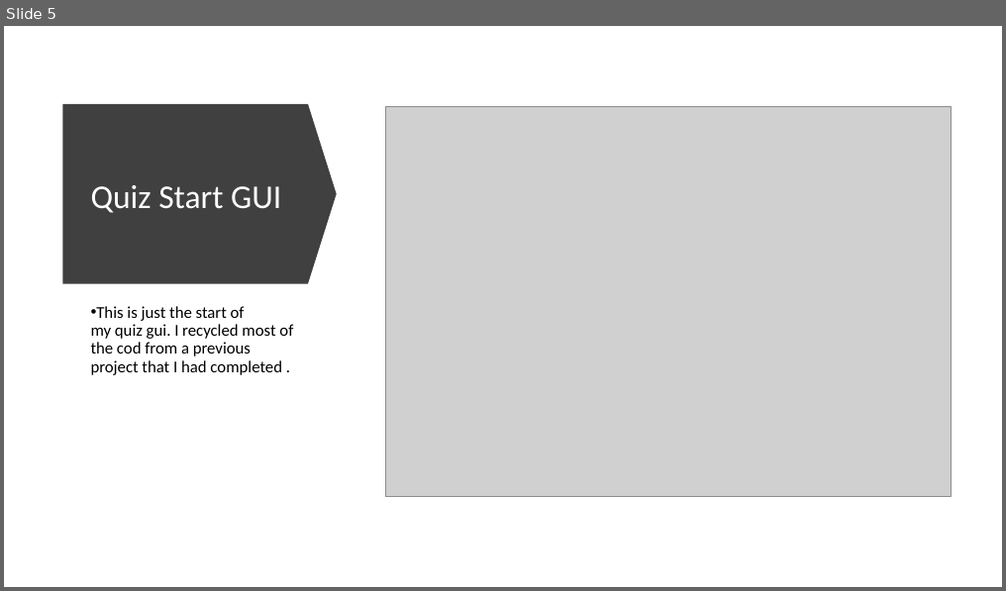
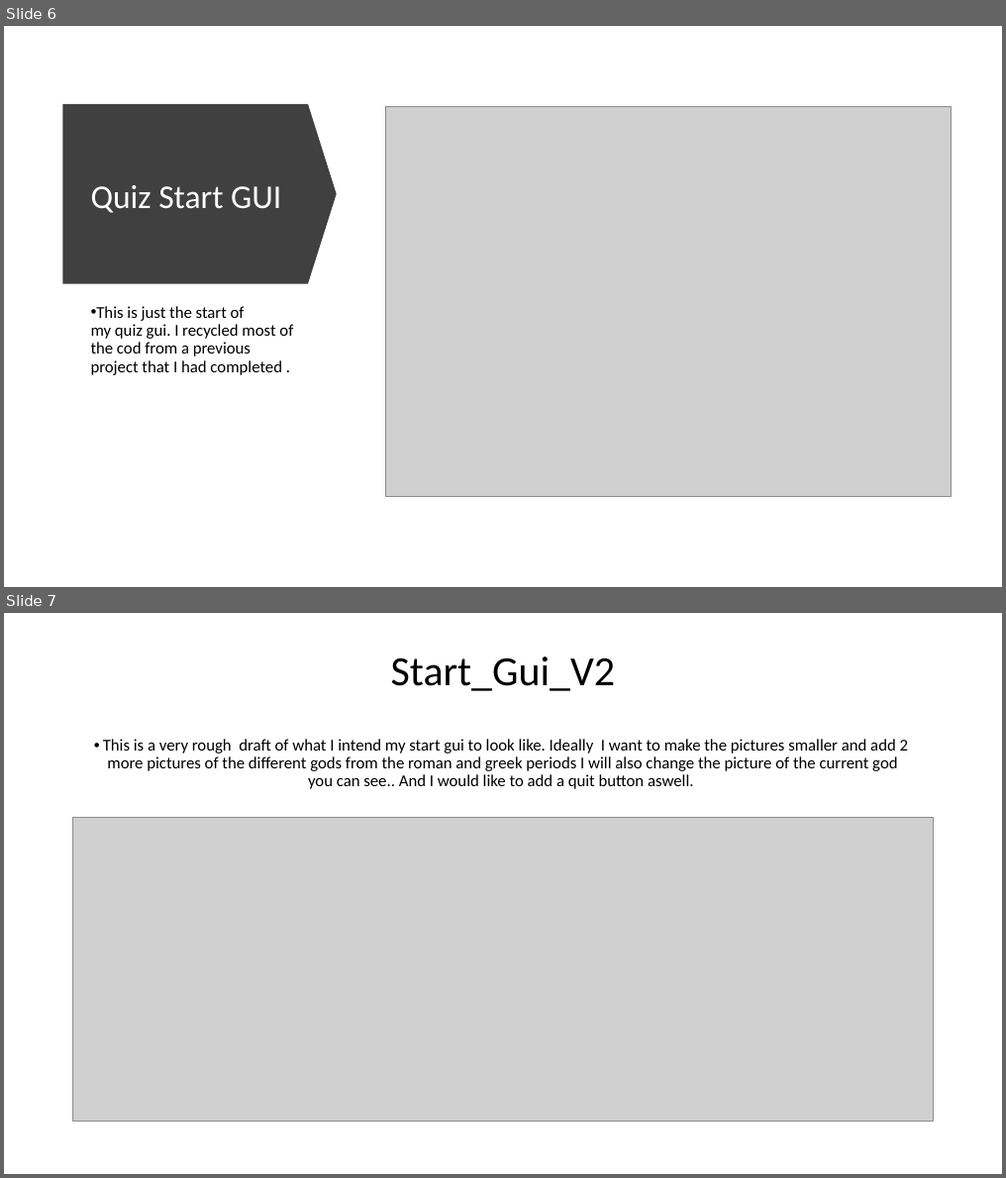
Before and after one commit to morrisj70800/01_Assesment, a slide deck: Programming Assesment.pptx. Shown one above the other, each under a label of ours: slide 5 before the commit, slides 6 and 7 after it. The pictures are 1006x591 and 1006x1178 pixels, drawn with LibreOffice and Linux fonts; fonts in the diff are those of the drawing; grey boxes stand for pictures. Boxes give left, top, right and bottom in pixels: in the first picture for what was removed or moved away, otherwise in the second. Text is boxed around its words. In the diff, an @@ line names an element or a change of style, - is before the commit and + after.

```diff
--- a/Programming Assesment.pptx
+++ b/Programming Assesment.pptx
@@ slide 7 added at [4,613,1002,1174], background #FFFFFF @@
@@ title added at [391,657,615,691], 40 pt, text #000000 @@
+Start_Gui_V2
@@ text added at [103,739,908,789], 16 pt, text #000000 @@
+• This is a very rough draft of what I intend my start gui to look like. Ideally I want to make the pictures smaller and add 2 more pictures of the different gods from the roman and greek periods I will also change the picture of the current god you can see.. And I would like to add a quit button aswell.
@@ picture added at [72,818,933,1121] @@
@@ what was slide 5 is now slide 6 @@
```
Also in this commit, not shown: 1 other slide added, 5 other files.
